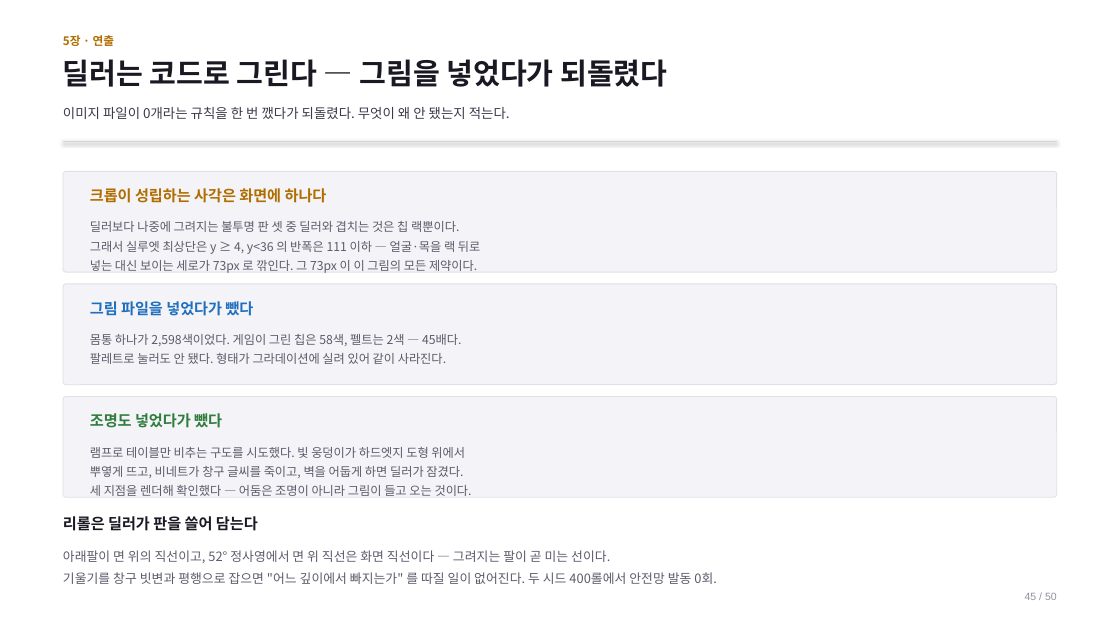
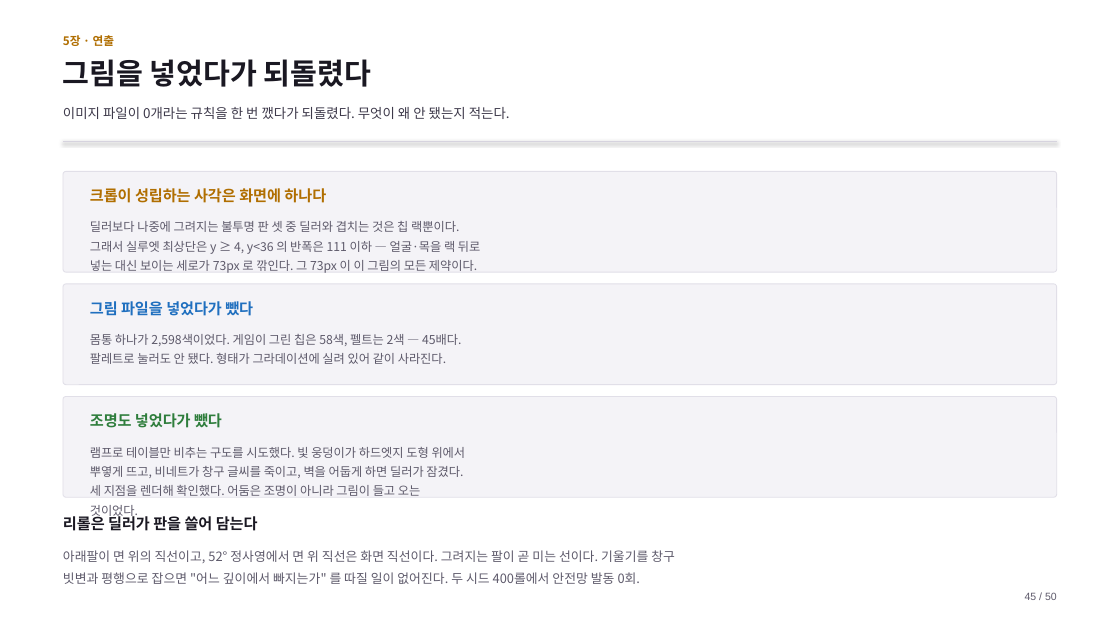
Before and after one commit to GGbong69/test-03, a slide deck: slide 45 of docs/기획서.pptx. Drawn at 1120x630 pixels with LibreOffice and Linux fonts; fonts in the diff are those of the drawing. Boxes give left, top, right and bottom in pixels: in the first picture for what was removed or moved away, otherwise in the second. Text is boxed around its words. In the diff, an @@ line names an element or a change of style, - is before the commit and + after.

```diff
--- a/docs/기획서.pptx
+++ b/docs/기획서.pptx
@@ text at [63,59,371,87]: text changed @@
-딜러는 코드로 그린다 — 그림을 넣었다가 되돌렸다
+그림을 넣었다가 되돌렸다
@@ text at [90,485,420,496]: text changed @@
-세 지점을 렌더해 확인했다 — 어둠은 조명이 아니라 그림이 들고 오는 것이다.
+세 지점을 렌더해 확인했다. 어둠은 조명이 아니라 그림이 들고 오는
+것이었다.
@@ text at [63,550,675,584]: text changed @@
-아래팔이 면 위의 직선이고, 52° 정사영에서 면 위 직선은 화면 직선이다 — 그려지는 팔이 곧 미는 선이다.
-기울기를 창구 빗변과 평행으로 잡으면 "어느 깊이에서 빠지는가" 를 따질 일이 없어진다. 두 시드 400롤에서 안전망 발동 0회.
+아래팔이 면 위의 직선이고, 52° 정사영에서 면 위 직선은 화면 직선이다. 그려지는 팔이 곧 미는 선이다. 기울기를 창구
+빗변과 평행으로 잡으면 "어느 깊이에서 빠지는가" 를 따질 일이 없어진다. 두 시드 400롤에서 안전망 발동 0회.
@@ text "45 / 50" at [1025,593,1057,600]: text colour #9490A1 to #5E5A6B @@
```
Also in this commit, not shown: 49 other slides changed.
